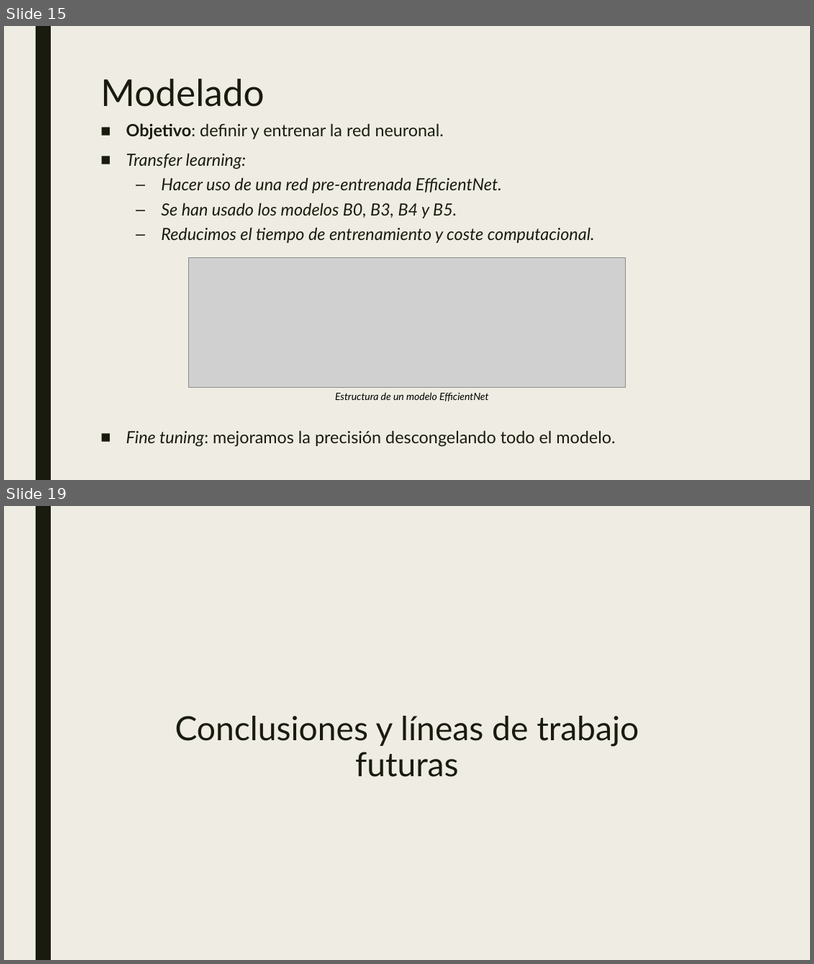
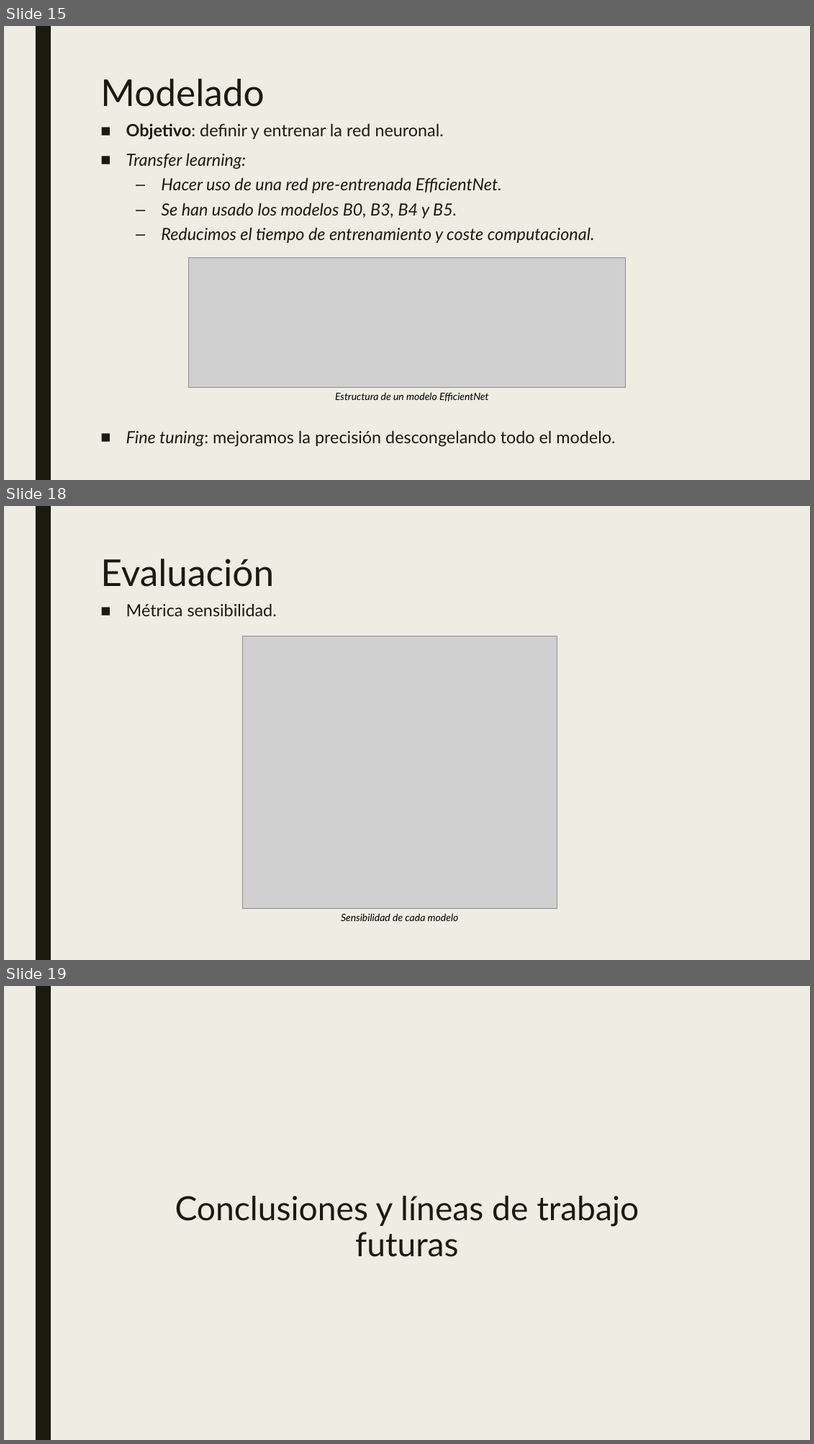
Before and after one commit to mariousm/Pneumonia-Detection, a slide deck: doc/presentacoin1.pptx. Shown one above the other, each under a label of ours: slides 15 and 19 before the commit, slides 15, 18 and 19 after it; the slides between them are not shown. The pictures are 814x964 and 814x1444 pixels, drawn with LibreOffice and Linux fonts; fonts in the diff are those of the drawing; grey boxes stand for pictures. Boxes give left, top, right and bottom in pixels: in the first picture for what was removed or moved away, otherwise in the second. Text is boxed around its words. In the diff, an @@ line names an element or a change of style, - is before the commit and + after.

```diff
--- a/doc/presentacoin1.pptx
+++ b/doc/presentacoin1.pptx
@@ slide 18 added at (x1=4, y1=506, x2=810, y2=960), background #EFEDE3; not listed: 1 template element that a slide beside it also shows @@
@@ title added at (x1=100, y1=559, x2=274, y2=587), 44 pt, text #191B0E @@
+Evaluación
@@ text added at (x1=126, y1=603, x2=277, y2=616), 20 pt, text #191B0E @@
+■ Métrica sensibilidad.
@@ picture added at (x1=243, y1=636, x2=558, y2=908) @@
@@ text added at (x1=341, y1=913, x2=459, y2=921), 12 pt, text #000000, italic @@
+Sensibilidad de cada modelo
```
Also in this commit, not shown: 3 other slides added, 4 slides removed.
